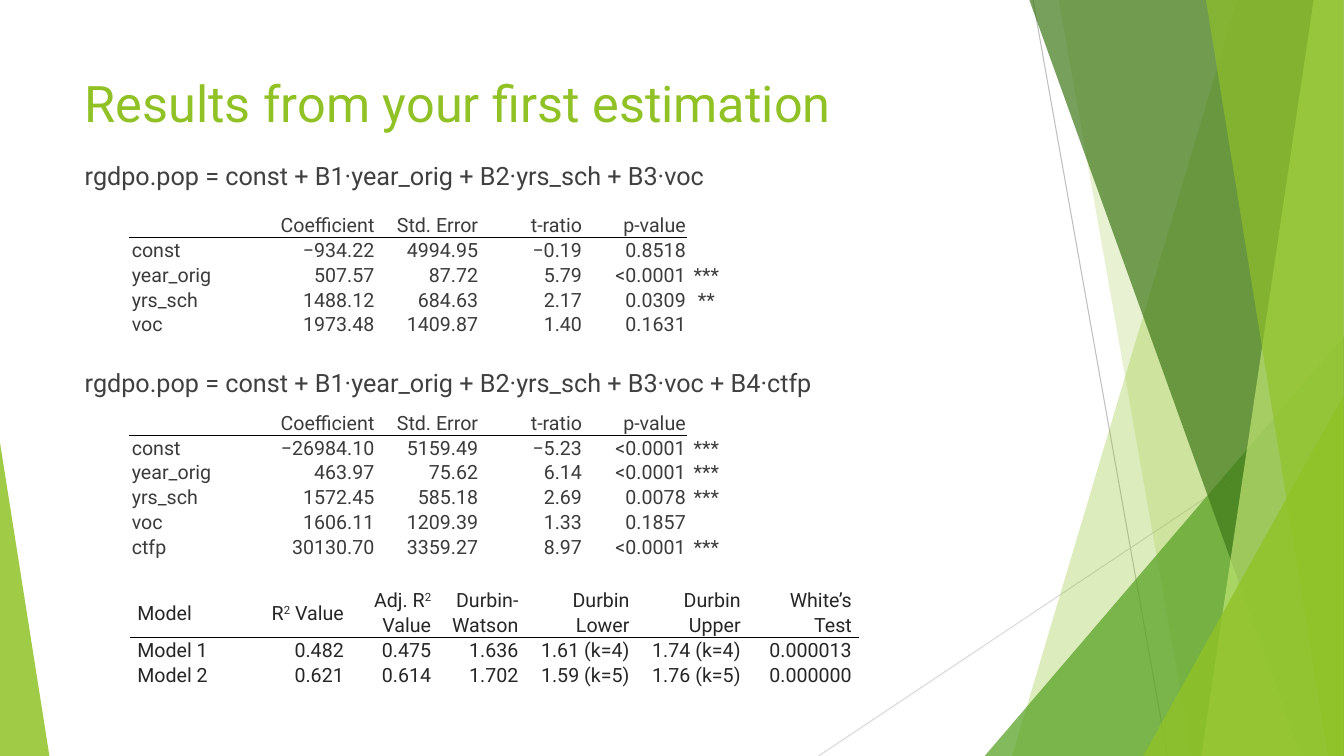
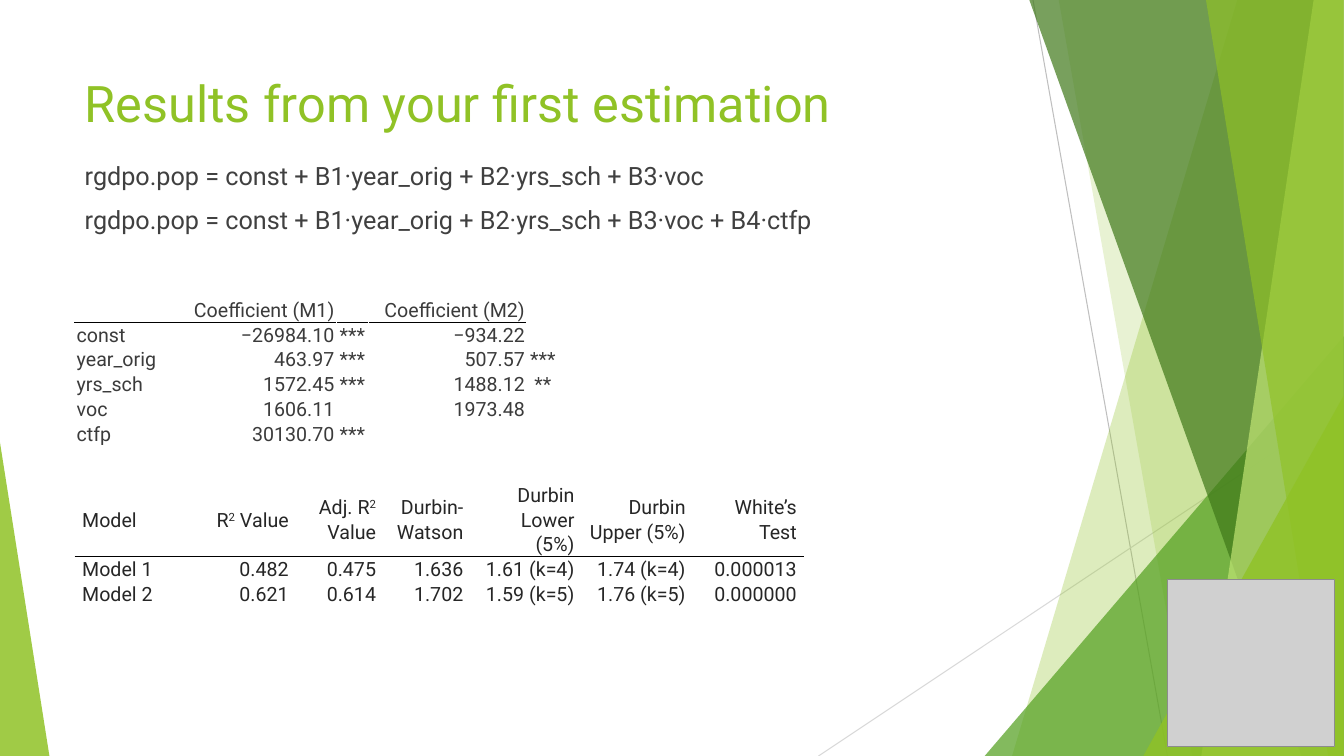
Before and after one commit to jack-n-ocallaghan/ecox-5004-analysis, a slide deck: slide 5 of ECOX5004 Pres 2 Proforma Slides - Jack O'Callaghan.pptx (slide 6 before the commit). Drawn at 1344x756 pixels with LibreOffice and Linux fonts; fonts in the diff are those of the drawing; grey boxes stand for pictures. Boxes give left, top, right and bottom in pixels: in the first picture for what was removed or moved away, otherwise in the second. Text is boxed around its words. In the diff, an @@ line names an element or a change of style, - is before the commit and + after.

```diff
--- a/ECOX5004 Pres 2 Proforma Slides - Jack O'Callaghan.pptx
+++ b/ECOX5004 Pres 2 Proforma Slides - Jack O'Callaghan.pptx
@@ text "rgdpo.pop = const + B1·year_orig ..." rewrapped from bbox=[85, 166, 812, 398] to bbox=[85, 166, 812, 235] @@
@@ table removed at bbox=[130, 213, 726, 335], 5 rows, 6 columns @@
- | Coefficient | Std. Error | t-ratio | p-value | 
-const | −934.22 | 4994.95 | −0.19 | 0.8518 | 
-year_orig | 507.57 | 87.72 | 5.79 | <0.0001 | ***
-yrs_sch | 1488.12 | 684.63 | 2.17 | 0.0309 | **
-voc | 1973.48 | 1409.87 | 1.40 | 0.1631 | 
@@ table at bbox=[75, 297, 557, 449] @@
-column 2: Coefficient | −26984.10 | 463.97 | 1572.45 | 1606.11 | 30130.70
-column 3: Std. Error | 5159.49 | 75.62 | 585.18 | 1209.39 | 3359.27
-column 4: t-ratio | −5.23 | 6.14 | 2.69 | 1.33 | 8.97
-column 5: p-value | <0.0001 | <0.0001 | 0.0078 | 0.1857 | <0.0001
+column 2: Coefficient (M1) | −26984.10 | 463.97 | 1572.45 | 1606.11 | 30130.70
+column 4: Coefficient (M2) | −934.22 | 507.57 | 1488.12 | 1973.48 | 
+column 5:  |  | *** | ** |  | 
@@ table: place and size @@
-table at bbox=[130, 410, 726, 562]
+table at bbox=[75, 297, 557, 449]
@@ table at bbox=[75, 483, 805, 610] @@
-row 1, column 5: Durbin Lower
+row 1, column 5: Durbin Lower (5%)
-row 1, column 6: Durbin Upper
+row 1, column 6: Durbin Upper (5%)
@@ table: place and size @@
-table at bbox=[130, 588, 860, 691]
+table at bbox=[75, 483, 805, 610]
@@ picture added at bbox=[1168, 580, 1335, 747] @@
```
Also in this commit, not shown: 7 other slides changed, 1 slide removed.
